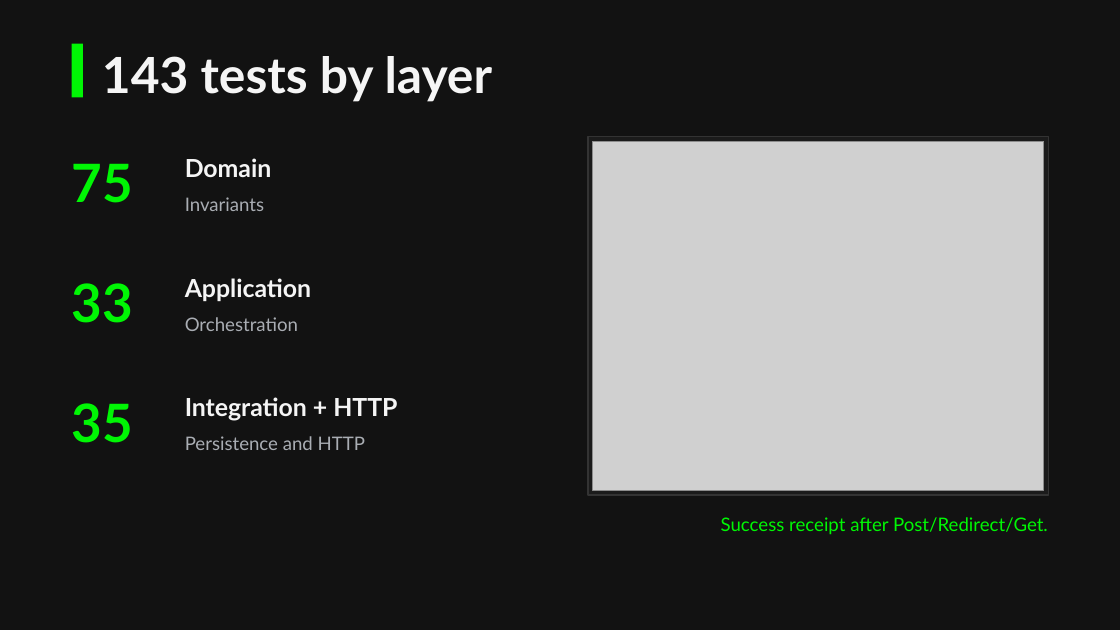
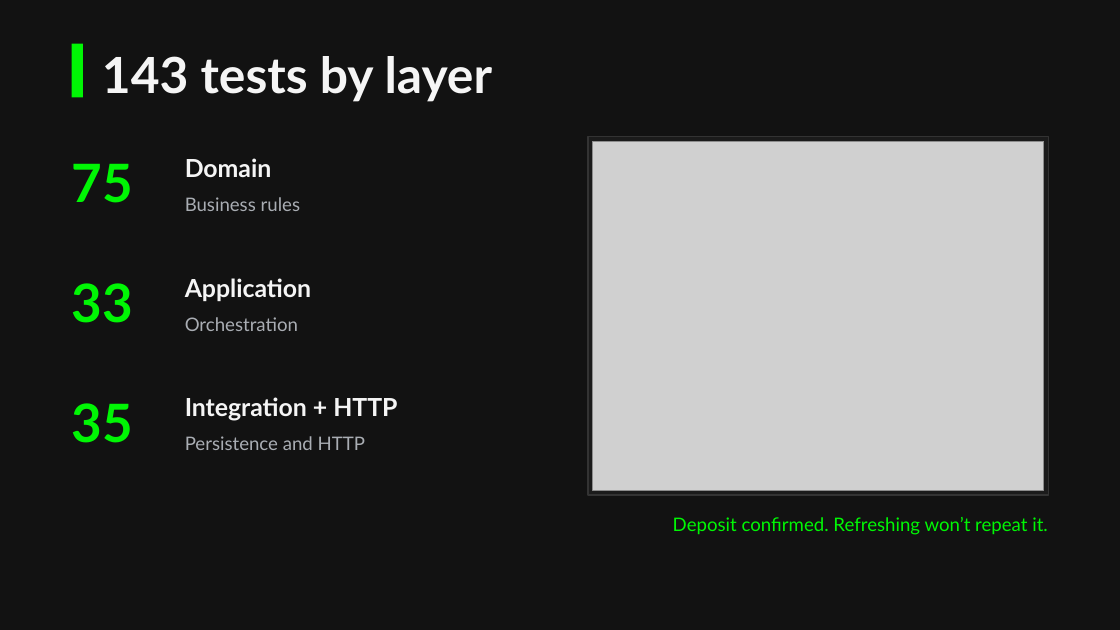
Before and after one commit to johndifini/atm, a slide deck: slide 6 of design/atm-deck.pptx (slide 7 before the commit). Drawn at 1120x630 pixels with LibreOffice and Linux fonts; fonts in the diff are those of the drawing; grey boxes stand for pictures. Boxes give left, top, right and bottom in pixels: in the first picture for what was removed or moved away, otherwise in the second. Text is boxed around its words. In the diff, an @@ line names an element or a change of style, - is before the commit and + after.

```diff
--- a/design/atm-deck.pptx
+++ b/design/atm-deck.pptx
@@ text at [185,197,301,211]: text changed @@
-Invariants
+Business rules
@@ text at [673,517,1048,535]: text changed @@
-Success receipt after Post/Redirect/Get.
+Deposit confirmed. Refreshing won’t repeat it.
```
Also in this commit, not shown: 1 slide removed, 2 other files.
